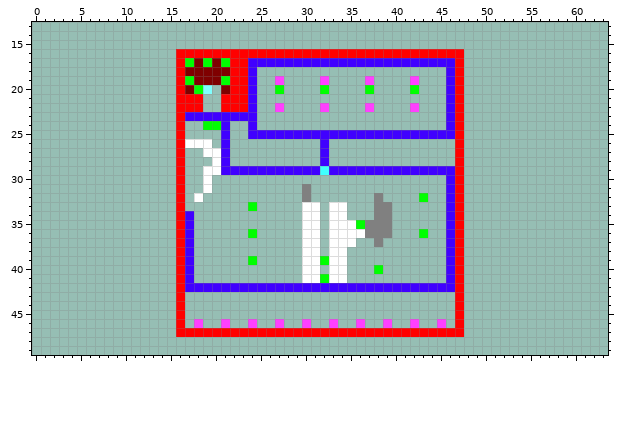
File history of a pixel-art sprite, res/images/levels/dev_level_1.png. That is the earlier state.
The file is 64x64 pixels. Shown: x 0..63, y 13..49.
Now the later version:
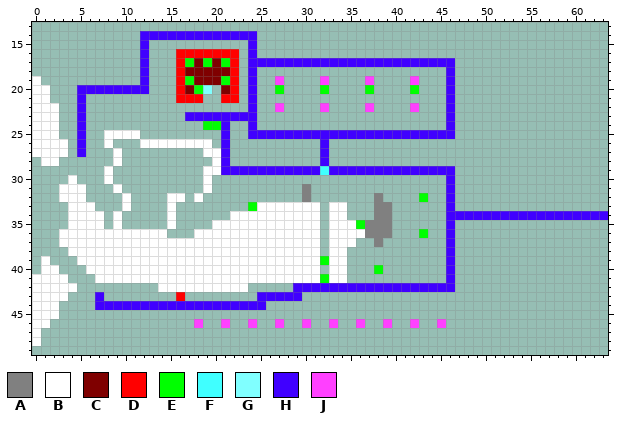
Palette (. is transparent): A #808080  B #ffffff  C #7f0000  D #ff0000  E #00ff00  F #40ffff  G #80ffff  H #4000ff  J #ff40ff
The author wrote: * Expanded actor map for devlevel1, although backdrop foreground needs updating
Changes in this commit:
@@ x 0..63 @@
 13 ................................................................
-14 ................................................................
-15 ................................................................
-16 ................DDDDDDDDDDDDDDDDDDDDDDDDDDDDDDDD................
-17 ................DECECEDDHHHHHHHHHHHHHHHHHHHHHHHD................
-18 ................DCCCCCDDH.....................HD................
-19 ................DECCCEDDH..J....J....J....J...HD................
-20 ................DCEG.CDDH..E....E....E....E...HD................
-21 ................DDD..DDDH.....................HD................
-22 ................DDD..DDDH..J....J....J....J...HD................
-23 ................DHHHHHHHH.....................HD................
-24 ................D..EEH..H.....................HD................
-25 ................D....H..HHHHHHHHHHHHHHHHHHHHHHHD................
-26 ................DBBB.H..........H..............D................
-27 ................D..BBH..........H..............D................
-28 ................D...BH..........H..............D................
-29 ................D..BBHHHHHHHHHHHFHHHHHHHHHHHHHHD................
-30 ................D..B..........................HD................
-31 ................D..B..........A...............HD................
-32 ................D.B...........A.......A....E..HD................
-33 ................D.......E.....BB.BB...AA......HD................
-34 ................DH............BB.BB...AA......HD................
-35 ................DH............BB.BBBEAAA......HD................
-36 ................DH......E.....BB.BBBBAAA...E..HD................
-37 ................DH............BB.BBB..A.......HD................
-38 ................DH............BB.BB...........HD................
-39 ................DH......E.....BBEBB...........HD................
-40 ................DH............BB.BB...E.......HD................
-41 ................DH............BBEBB...........HD................
-42 ................DHHHHHHHHHHHHHHHHHHHHHHHHHHHHHHD................
-43 ................D..............................D................
-44 ................D..............................D................
-45 ................D..............................D................
-46 ................D.J..J..J..J..J..J..J..J..J..J.D................
-47 ................DDDDDDDDDDDDDDDDDDDDDDDDDDDDDDDD................
-48 ................................................................
+14 ............HHHHHHHHHHHHH.......................................
+15 ............H...........H.......................................
+16 ............H...DDDDDDD.H.......................................
+17 ............H...DECECED.HHHHHHHHHHHHHHHHHHHHHHH.................
+18 ............H...DCCCCCD.H.....................H.................
+19 B...........H...DECCCED.H..J....J....J....J...H.................
+20 BB...HHHHHHHH...DCEG.CD.H..E....E....E....E...H.................
+21 BB...H..........DDD..DD.H.....................H.................
+22 BBB..H..................H..J....J....J....J...H.................
+23 BBB..H...........HHHHHHHH.....................H.................
+24 BBB..H.............EEH..H.....................H.................
+25 BBB..H..BBBB.........H..HHHHHHHHHHHHHHHHHHHHHHH.................
+26 BBBB.H..B...BBBBBBBB.H..........H...............................
+27 BBBB.H...B.........BBH..........H...............................
+28 .BB......B..........BH..........H...............................
+29 ........B..........BBHHHHHHHHHHHFHHHHHHHHHHHHHH.................
+30 ....B...B..........B..........................H.................
+31 ...BBB...B.........B..........A...............H.................
+32 ...BBB....B....BB.B...........A.......A....E..H.................
+33 ....BBB...B....B........EBBBBBBB.BB...AA......H.................
+34 ....BBBB.B.....B......BBBBBBBBBB.BB...AA......HHHHHHHHHHHHHHHHHH
+35 ....BBBB.B.....B....BBBBBBBBBBBB.BBBEAAA......H.................
+36 ...BBBBBBBBBBBB...BBBBBBBBBBBBBB.BBBBAAA...E..H.................
+37 ...BBBBBBBBBBBBBBBBBBBBBBBBBBBBB.BBB..A.......H.................
+38 ....BBBBBBBBBBBBBBBBBBBBBBBBBBBB.BB...........H.................
+39 .B...BBBBBBBBBBBBBBBBBBBBBBBBBBBEBB...........H.................
+40 .BB...BBBBBBBBBBBBBBBBBBBBBBBBBB.BB...E.......H.................
+41 BBBB...BBBBBBBBBBBBBBBBBBBBBBBBBEBB...........H.................
+42 BBBBB.........BBBBBBBBBB.....HHHHHHHHHHHHHHHHHH.................
+43 BBBB...H........D........HHHHH..................................
+44 BBB....HHHHHHHHHHHHHHHHHHH......................................
+45 BBB.............................................................
+46 BB................J..J..J..J..J..J..J..J..J..J..................
+47 B...............................................................
+48 B...............................................................
 49 ................................................................
Where, in picture pixels (left, top, right, bottom), the same in both pictures:
changed: (32, 31, 608, 346)
